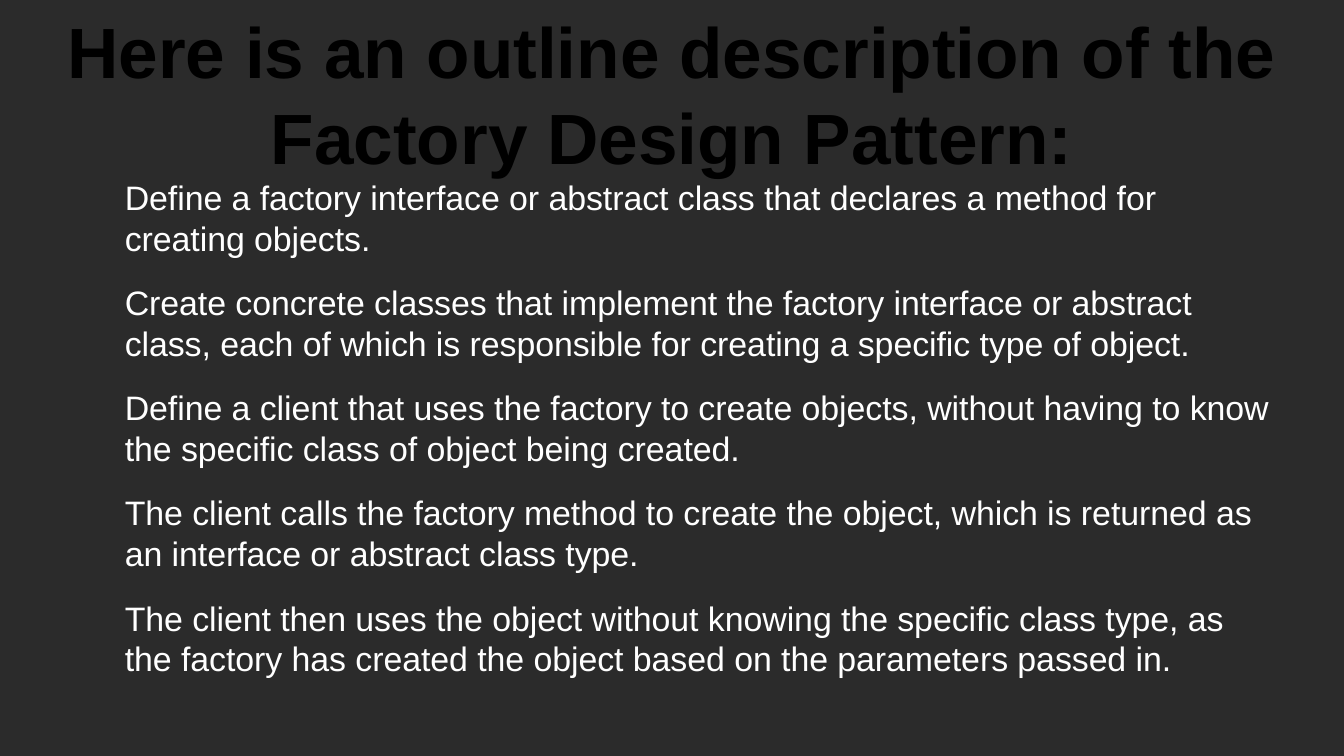
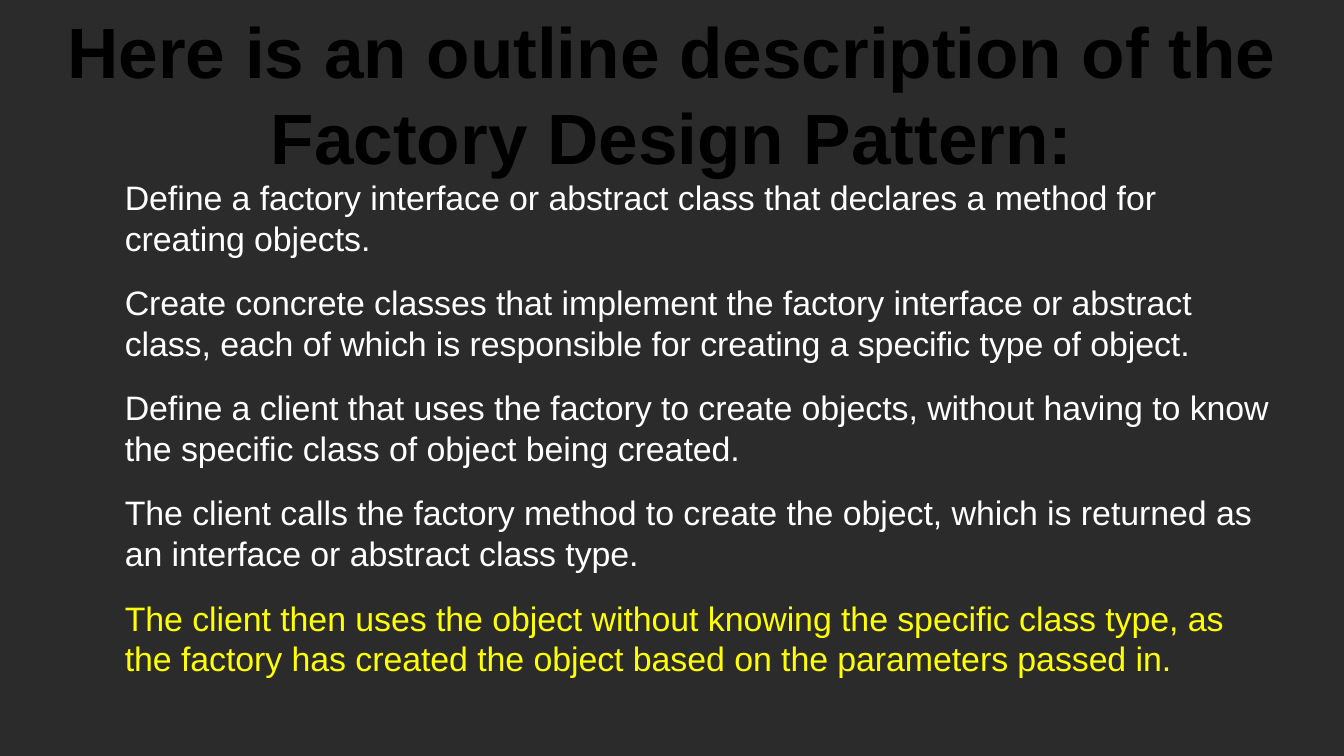
Before and after one commit to RayAndrade/TheRayCode, a slide deck: slide 12 of Untitled 1.odp. Drawn at 1344x756 pixels with LibreOffice and Linux fonts; fonts in the diff are those of the drawing; background and template pictures are left out; a plain dark background stands for a picture behind light text. Boxes give left, top, right and bottom in pixels: in the first picture for what was removed or moved away, otherwise in the second. Text is boxed around its words. In the diff, an @@ line names an element or a change of style, - is before the commit and + after.

```diff
--- a/Untitled 1.odp
+++ b/Untitled 1.odp
@@ text at [125, 606, 1224, 678]: text colour #FFFFFF to #FFFF00 in "The client then uses the object without ..." @@
```
Also in this commit, not shown: 3 other slides changed, 1 other file.
